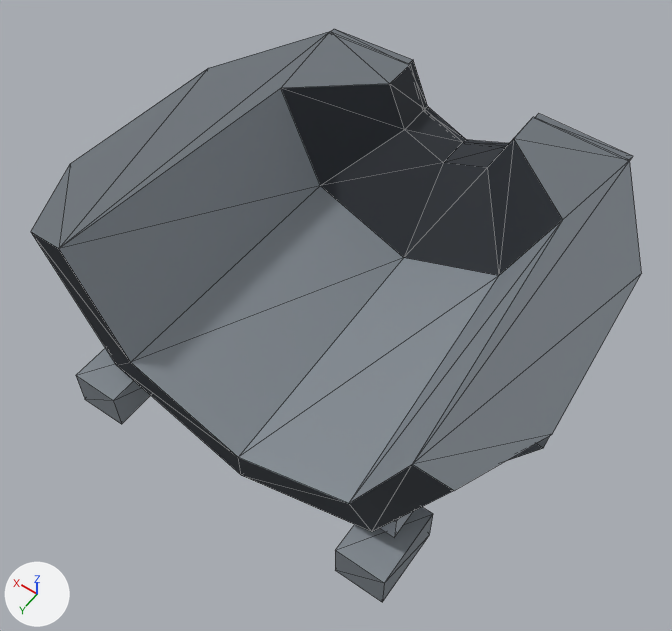
The OBJ model Resources/enemies/VeilInterceptor/VeilArmourBottom.obj: old version first, new version second.
One viewpoint serves both versions: a 50 mm camera at (-0.836, 0.767, 2.052) aimed at (0.012, -0.419, 0.187). Arrows for +X, +Y and +Z are at lower left; the lights stay in place. The first picture is the older version. Mesh edges are drawn as thin lines. Where no turn or scale is listed for an object, it has been applied to the vertices. Vertices at exactly the same position are counted once.

The first picture shows 'VeilArmourBottom'.
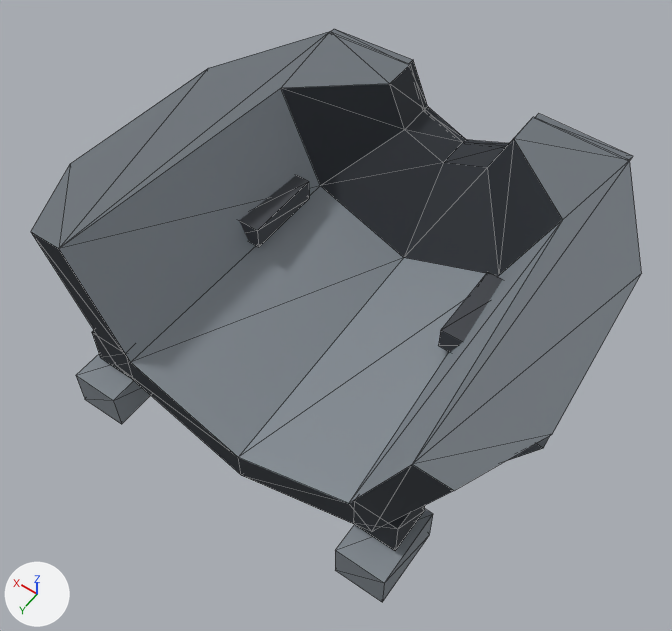
Patch to the scene script:
```diff
--- a/Resources/enemies/VeilInterceptor/VeilArmourBottom.obj.py
+++ b/Resources/enemies/VeilInterceptor/VeilArmourBottom.obj.py
@@ mat_ceramic @@
+mat_ceramic = principled_material('ceramic')
+mat_ceramic.base_color = (0.055, 0.06, 0.07)  # dark grey #42454b
+mat_ceramic.roughness = 0.813
@@ me_veilarmourbottom @@
 # used by ob_veilarmourbottom; location = (0.0, 0.0, 0.0)
-me_veilarmourbottom.from_pydata(...)  # 128 vertices, 224 faces; spans x -0.64..0.64, y -1.022..0.07, z -0.1..0.536
+me_veilarmourbottom.from_pydata(...)  # 160 vertices, 272 faces; spans x -0.64..0.64, y -1.022..0.07, z -0.1..0.536
+# me_veilarmourbottom part 1: a new loose piece, a box spanning x -0.446..-0.334, y -0.119..-0.001, z 0.126..0.234, in mat_joint (dark grey #2c3037)
+# me_veilarmourbottom part 2: a new loose piece, a box spanning x -0.348..-0.272, y -0.66..-0.44, z 0.259..0.321, in mat_ceramic (dark grey #42454b)
+# me_veilarmourbottom part 3: a new loose piece, a box spanning x 0.334..0.446, y -0.119..-0.001, z 0.126..0.234, in mat_joint (dark grey #2c3037)
+# me_veilarmourbottom part 4: a new loose piece, a box spanning x 0.272..0.348, y -0.66..-0.44, z 0.259..0.321, in mat_ceramic (dark grey #42454b)
 me_veilarmourbottom.materials.append(mat_coal)
@@ me_veilarmourbottom @@
 me_veilarmourbottom.materials.append(mat_trim)
+me_veilarmourbottom.materials.append(mat_ceramic)  # dark grey #42454b
```

Pixel boxes (x1, y1, x2, y2) of what changed, in the pictures (672 x 631 px):
part 1 of me_veilarmourbottom, added
    after: (356, 506, 425, 551)
part 2 of me_veilarmourbottom, added
    after: (438, 272, 503, 352)
part 3 of me_veilarmourbottom, added
    after: (92, 330, 128, 376)
part 4 of me_veilarmourbottom, added
    after: (239, 175, 310, 247)
